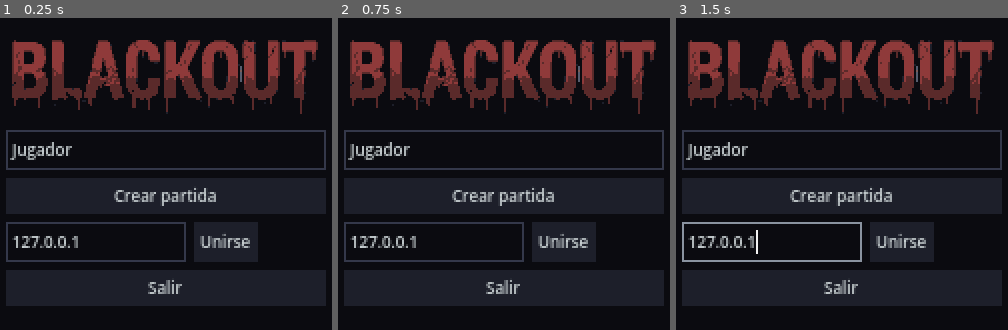
Above: before the commit, frames 1-3 (left to right).
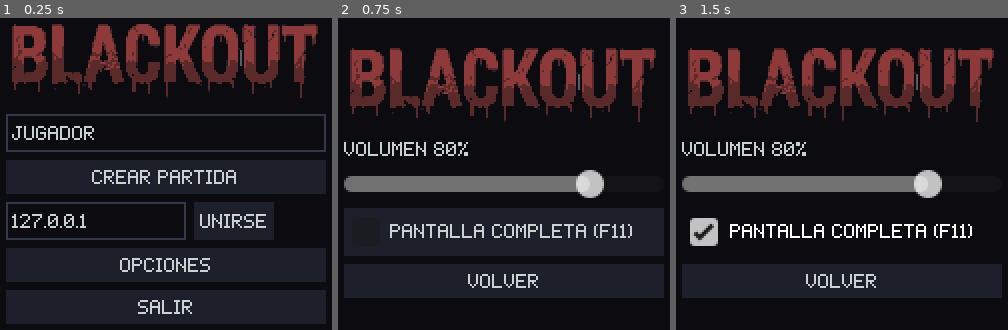
Above: after the commit, the same moments.

Repository: Skyfreefury/blackout-beta
Game: Godot game, scene res://scenes/menu.tscn
Same seed, same stepped clock (60 frames per second), same inputs: the game is played once before the commit and once after it.
Inputs (mouse positions are in pixels of both pictures, inside the frame that each line leads up to):
- Up to frame 1 (0.25 s): no input
- Up to frame 2 (0.75 s): click (504, 264) at 0.5 s, where only the run after the commit has a clickable "Opciones"
- Up to frame 3 (1.5 s): click (842, 233) at 1.25 s, where only the run after the commit has a clickable "Pantalla completa (F11)"

The runs differ from the first frame. In frame 1, 43% of the frame differs, in the area x 1-99%, y 1-99%; in frame 2, 35%; in frame 3, 31%.

Commit message:
Paso 4: opciones, validación de movimiento y fuente pixel propia
- Autoload Settings: volumen, pantalla completa (F11) y nombre guardados en user://settings.cfg
- Panel de opciones en el menú
- RNF-06: el anfitrión devuelve a su última posición válida a quien salta más de lo posible
- Fuente pixel original de mayúsculas 5x7 con acentos, Ñ, ¿ y ¡ (tools/gen_font.py)
- Prueba de red nueva: --cheat

Co-Authored-By: Claude Opus 5.5 <noreply@anthropic.com>

Diff:
--- a/project.godot
+++ b/project.godot
@@ -20,6 +20,7 @@
 Controls="*res://scripts/controls.gd"
 Net="*res://scripts/net.gd"
 Sfx="*res://scripts/sfx.gd"
+Settings="*res://scripts/settings.gd"
 
 [display]
 
@@ -35,3 +36,8 @@
 textures/canvas_textures/default_texture_filter=0
 renderer/rendering_method="gl_compatibility"
 renderer/rendering_method.mobile="gl_compatibility"
+
+[gui]
+
+theme/custom_font="res://art/font/blackout.fnt"
+theme/default_font_antialiasing=0
--- a/scripts/controls.gd
+++ b/scripts/controls.gd
@@ -11,6 +11,7 @@
 	"toggle_light": [KEY_F],
 	"interact": [KEY_E],
 	"restart": [KEY_R],
+	"toggle_fullscreen": [KEY_F11],
 }
 
 
--- a/scripts/debug_run.gd
+++ b/scripts/debug_run.gd
@@ -36,6 +36,7 @@
 		print("RESULT error=sin_jugador_local id=%d" % multiplayer.get_unique_id())
 		get_tree().quit(1)
 		return
+	Net.allow_teleport = _args.has("allow-teleport")
 	if _args.has("nomonster"):
 		main.monster.process_mode = Node.PROCESS_MODE_DISABLED
 	await _setup(main)
@@ -70,6 +71,9 @@
 	if _args.has("walk"):
 		player.move_override = Vector2.RIGHT
 		player.aim_override = player.global_position + Vector2(200, 0)
+	if _args.has("cheat"):
+		# Salto imposible de 160 px: el anfitrión debe devolver al jugador a su sitio.
+		get_tree().create_timer(1.0).timeout.connect(func(): player.global_position += Vector2(160, 0))
 	if _args.has("pickup"):
 		player.battery = 10.0
 		player.global_position = level.battery_spawns[0]
--- a/scripts/hud.gd
+++ b/scripts/hud.gd
@@ -145,7 +145,7 @@
 func _build_end() -> void:
 	var box := VBoxContainer.new()
 	_end_text.horizontal_alignment = HORIZONTAL_ALIGNMENT_CENTER
-	_end_text.add_theme_font_size_override("font_size", 12)
+	_end_text.add_theme_font_size_override("font_size", 16)
 	box.add_child(_end_text)
 	_end_hint.horizontal_alignment = HORIZONTAL_ALIGNMENT_CENTER
 	box.add_child(_end_hint)
--- a/scripts/menu.gd
+++ b/scripts/menu.gd
@@ -17,6 +17,10 @@
 var _start_button := Button.new()
 var _join_timer := Timer.new()
 var _auto_start_at := 0
+var _options_box := VBoxContainer.new()
+var _volume_slider := HSlider.new()
+var _volume_label := Label.new()
+var _fullscreen_check := CheckBox.new()
 
 
 func _ready() -> void:
@@ -51,7 +55,7 @@
 
 	root.add_child(_main_box)
 	_name_edit.placeholder_text = "Tu nombre"
-	_name_edit.text = Net.player_name
+	_name_edit.text = Settings.player_name
 	_name_edit.max_length = Net.NAME_MAX
 	_main_box.add_child(_name_edit)
 	_main_box.add_child(_button("Crear partida", _on_host_pressed))
@@ -61,7 +65,25 @@
 	join_row.add_child(_ip_edit)
 	join_row.add_child(_button("Unirse", _on_join_pressed))
 	_main_box.add_child(join_row)
+	_main_box.add_child(_button("Opciones", _show_options.bind(true)))
 	_main_box.add_child(_button("Salir", get_tree().quit))
+
+	root.add_child(_options_box)
+	_options_box.add_child(_volume_label)
+	_volume_slider.min_value = 0
+	_volume_slider.max_value = 100
+	_volume_slider.step = 5
+	_volume_slider.custom_minimum_size.x = 120
+	_volume_slider.value = Settings.volume * 100
+	_volume_slider.value_changed.connect(_on_volume_changed)
+	_options_box.add_child(_volume_slider)
+	_fullscreen_check.text = "Pantalla completa (F11)"
+	_fullscreen_check.button_pressed = Settings.fullscreen
+	_fullscreen_check.toggled.connect(_on_fullscreen_toggled)
+	_options_box.add_child(_fullscreen_check)
+	_options_box.add_child(_button("Volver", _show_options.bind(false)))
+	_options_box.visible = false
+	_update_volume_label()
 
 	root.add_child(_lobby_box)
 	_lobby_box.add_child(_lobby_title)
@@ -78,6 +100,29 @@
 	_join_timer.one_shot = true
 	_join_timer.timeout.connect(_on_join_failed.bind("Tiempo de espera agotado"))
 	add_child(_join_timer)
+
+
+func _show_options(open: bool) -> void:
+	_options_box.visible = open
+	_main_box.visible = not open
+	_fullscreen_check.set_pressed_no_signal(Settings.fullscreen)
+
+
+func _on_volume_changed(value: float) -> void:
+	Settings.volume = value / 100.0
+	Settings.apply()
+	Settings.save()
+	_update_volume_label()
+
+
+func _update_volume_label() -> void:
+	_volume_label.text = "Volumen %d%%" % roundi(Settings.volume * 100)
+
+
+func _on_fullscreen_toggled(on: bool) -> void:
+	Settings.fullscreen = on
+	Settings.apply()
+	Settings.save()
 
 
 func _button(text: String, callback: Callable) -> Button:
@@ -115,6 +160,9 @@
 func _read_name() -> void:
 	var clean := _name_edit.text.strip_edges().left(Net.NAME_MAX)
 	Net.player_name = clean if not clean.is_empty() else "Jugador"
+	if Settings.player_name != Net.player_name:
+		Settings.player_name = Net.player_name
+		Settings.save()
 
 
 func _on_host_pressed() -> void:
@@ -156,6 +204,7 @@
 func _show_lobby(in_lobby: bool) -> void:
 	_main_box.visible = not in_lobby
 	_lobby_box.visible = in_lobby
+	_options_box.visible = false
 	_refresh_lobby()
 
 
--- a/scripts/net.gd
+++ b/scripts/net.gd
@@ -21,6 +21,8 @@
 var last_error := ""
 ## IP local donde escucha el anfitrión. Vacía escucha en todas las interfaces.
 var bind_ip := ""
+## Desactiva la validación de movimiento. Solo para pruebas automáticas que teletransportan.
+var allow_teleport := false
 
 var _loaded := {}
 var _in_game := false
--- a/scripts/player.gd
+++ b/scripts/player.gd
@@ -26,6 +26,11 @@
 const BLEED_OUT_TIME := 30.0
 ## Margen extra que acepta el anfitrión por el retraso de red al validar distancias.
 const NET_TOLERANCE := 10.0
+## Validación de movimiento en el anfitrión: velocidad máxima x 1,3 y hasta 24 px de más
+## por paquetes que llegan juntos. Pasado eso, el jugador vuelve a su última posición válida.
+const SPEED_SLACK := 1.3
+const BURST_ALLOWANCE := 24.0
+const CORRECTION_COOLDOWN := 0.2
 const WOUNDED_TINT := Color(1.0, 0.7, 0.7)
 const ANIM_FPS := 8.0
 const SHEET_PATH := "res://art/sprites/player_%d.png"
@@ -75,6 +80,10 @@
 var _last_worked_frame := -10
 var _anim_time := 0.0
 var _last_pos := Vector2.ZERO
+# Solo en el anfitrión, para jugadores remotos.
+var _valid_pos := Vector2.ZERO
+var _move_budget := 0.0
+var _correction_timer := 0.0
 # Valores del fotograma anterior para sonar solo en los cambios.
 var _prev_step := 0
 var _prev_light := true
@@ -101,6 +110,7 @@
 	sprite.texture = load(SHEET_PATH % clampi(color_index, 0, 3))
 	camera.enabled = is_local()
 	_last_pos = global_position
+	_valid_pos = global_position
 
 
 func is_local() -> bool:
@@ -133,8 +143,37 @@
 			light_on = false
 			_stop_hold()
 	if multiplayer.is_server():
+		if not is_local():
+			_validate_movement(delta)
 		_server_tick(delta)
 	_update_visuals(delta)
+
+
+## Solo en el anfitrión: rechaza saltos de posición que no se pueden hacer corriendo.
+func _validate_movement(delta: float) -> void:
+	_correction_timer = maxf(_correction_timer - delta, 0.0)
+	if not is_active() or Net.allow_teleport:
+		_valid_pos = global_position
+		return
+	var max_speed := RUN_SPEED if can_act() else 0.0
+	_move_budget = minf(_move_budget + max_speed * SPEED_SLACK * delta, max_speed * 0.5 + BURST_ALLOWANCE)
+	var moved := global_position.distance_to(_valid_pos)
+	if moved <= _move_budget + 0.5:
+		_move_budget -= moved
+		_valid_pos = global_position
+		return
+	if _correction_timer == 0.0:
+		_correction_timer = CORRECTION_COOLDOWN
+		_correct_position.rpc_id(get_multiplayer_authority(), _valid_pos)
+	global_position = _valid_pos
+	_move_budget = 0.0
+
+
+@rpc("any_peer", "call_local", "reliable")
+func _correct_position(pos: Vector2) -> void:
+	if _sender() == 1:
+		global_position = pos
+		_last_pos = pos
 
 
 func _unhandled_input(event: InputEvent) -> void:
--- /dev/null
+++ b/scripts/settings.gd
@@ -0,0 +1,44 @@
+extends Node
+## Opciones del jugador guardadas en user://settings.cfg: volumen, pantalla completa y nombre.
+## F11 alterna pantalla completa en cualquier pantalla.
+
+const PATH := "user://settings.cfg"
+
+## Volumen general de 0 a 1.
+var volume := 0.8
+var fullscreen := false
+var player_name := "Jugador"
+
+
+func _ready() -> void:
+	var cfg := ConfigFile.new()
+	if cfg.load(PATH) == OK:
+		volume = clampf(cfg.get_value("audio", "volume", volume), 0.0, 1.0)
+		fullscreen = cfg.get_value("video", "fullscreen", fullscreen)
+		player_name = str(cfg.get_value("player", "name", player_name))
+	apply()
+
+
+func _unhandled_input(event: InputEvent) -> void:
+	if event.is_action_pressed("toggle_fullscreen"):
+		fullscreen = not fullscreen
+		apply()
+		save()
+
+
+func apply() -> void:
+	AudioServer.set_bus_volume_db(0, linear_to_db(maxf(volume, 0.0001)))
+	AudioServer.set_bus_mute(0, volume <= 0.001)
+	if DisplayServer.get_name() == "headless":
+		return
+	var mode := DisplayServer.WINDOW_MODE_FULLSCREEN if fullscreen else DisplayServer.WINDOW_MODE_WINDOWED
+	if DisplayServer.window_get_mode() != mode:
+		DisplayServer.window_set_mode(mode)
+
+
+func save() -> void:
+	var cfg := ConfigFile.new()
+	cfg.set_value("audio", "volume", volume)
+	cfg.set_value("video", "fullscreen", fullscreen)
+	cfg.set_value("player", "name", player_name)
+	cfg.save(PATH)
Not shown, added: art/font/blackout.fnt
Not shown, added: art/font/blackout.fnt.import
Binary file added: art/font/blackout.png
Not shown, added: art/font/blackout.png.import
Binary file added: art/preview/fuente.png
Binary file added: art/preview/juego_final.png
Binary file changed: art/preview/menu.png
Not shown, added: scripts/settings.gd.uid
Not shown, changed: docs/ERS.md
